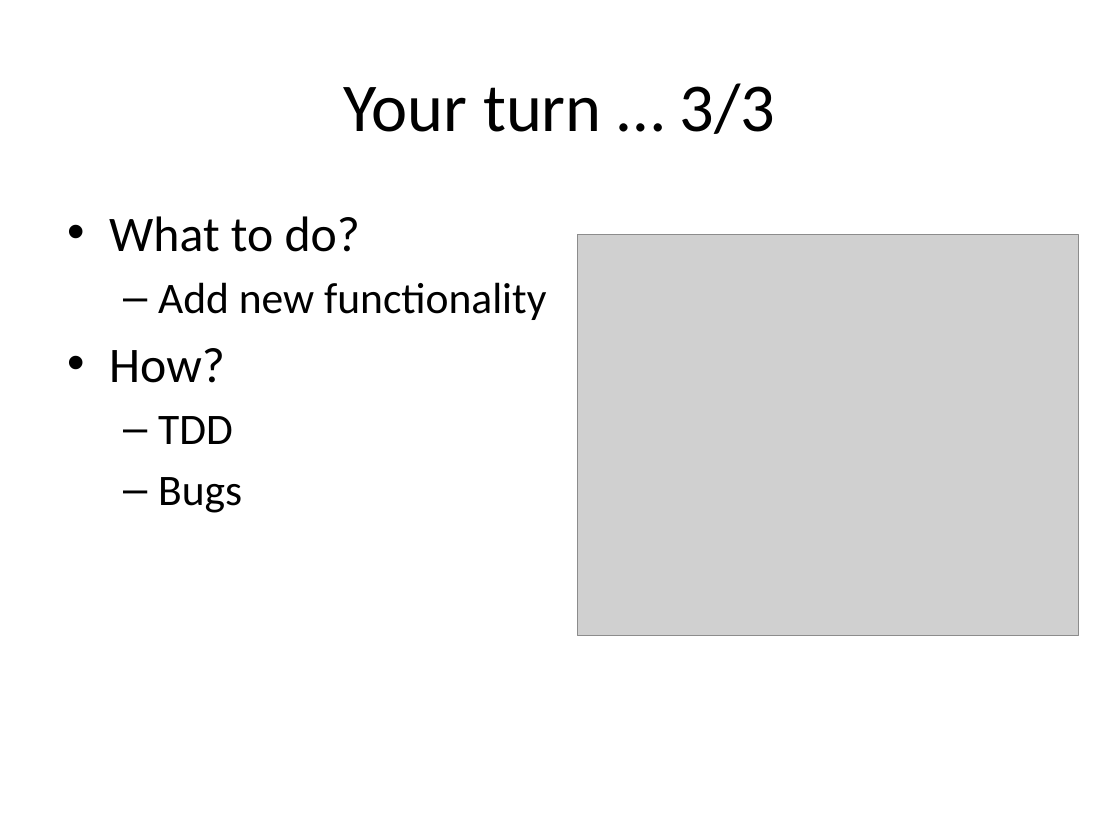
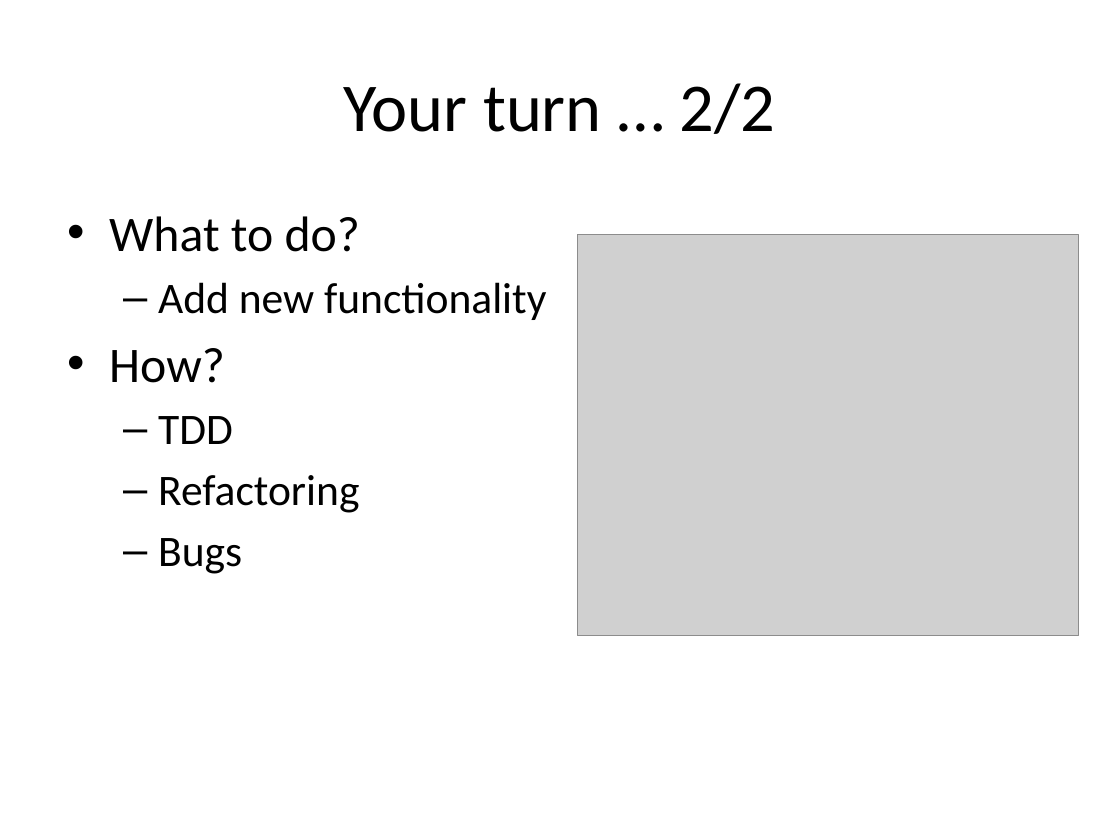
Before and after one commit to gsabev/ista2014, a slide deck: slide 15 of ISTA.pptx. Drawn at 1120x840 pixels with LibreOffice and Linux fonts; fonts in the diff are those of the drawing; grey boxes stand for pictures. Boxes give left, top, right and bottom in pixels: in the first picture for what was removed or moved away, otherwise in the second. Text is boxed around its words. In the diff, an @@ line names an element or a change of style, - is before the commit and + after.

```diff
--- a/ISTA.pptx
+++ b/ISTA.pptx
@@ title at box(344, 83, 776, 134): text changed @@
-Your turn … 3/3
+Your turn … 2/2
@@ text at box(158, 475, 359, 513): paragraph added @@
+  – Refactoring
```
Also in this commit, not shown: 3 other slides changed, 2 slides added, 9 slides removed.
